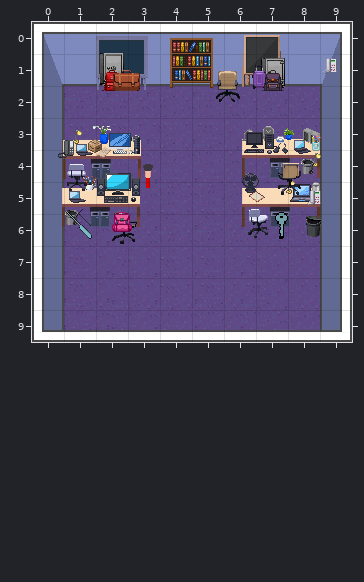
One commit to this Tiled map (JSON): assets/rooms/room_office2.tmj. Above is the file before it was changed.
Cells are 32x32 px. Shown: x 0..9, y 0..9. Not drawn, because the pictures are missing: unchanged layer "doors".
Once edited:
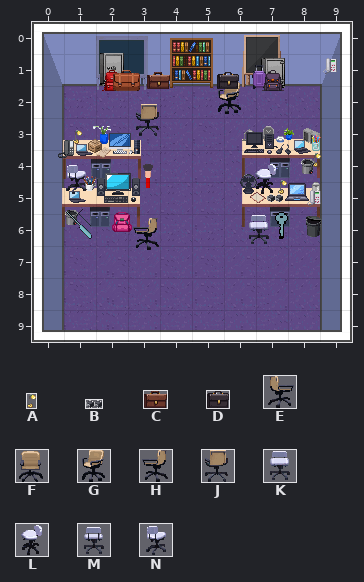
Key: from "objects": A 68 "office-misc-lamp3", B 77 "office-misc-speakers4", C 138 "briefcase11", D 141 "briefcase8", E 277 "chair-white-1-rotate3", F 279 "chair-white-1-rotate5", G 280 "chair-white-1-rotate6", H 281 "chair-white-1-rotate7", J 282 "chair-white-1-rotate8", K 284 "chair-white-2-rotate1", L 286 "chair-white-2-rotate3", M 288 "chair-white-2-rotate5", N 289 "chair-white-2-rotate6".
Objects are placed by their top-left corner, in cells (3,4 is the top-left corner of cell 3,4); size is 1x1 cell unless given.
The edit:
Layer "table_items":
changed: A "office-misc-lamp3" at 8,4.9 size 0.3x0.4 -> A "office-misc-lamp3" at 7.7,4.9 size 0.3x0.4
changed: B "office-misc-speakers4" at 2.9,3.5 size 0.5x0.2 -> B "office-misc-speakers4" at 7.3,5.4 size 0.5x0.2
Layer "items":
added: G "chair-white-1-rotate6" at 5.7,1.9
added: J "chair-white-1-rotate8" at 3.2,2.6
added: L "chair-white-2-rotate3" at 6.8,4.4
added: N "chair-white-2-rotate6" at 0.9,4.4
added: K "chair-white-2-rotate1" at 6.6,6
added: H "chair-white-1-rotate7" at 3.1,6.1
removed: F "chair-white-1-rotate5" at 5.7,1.5
removed: M "chair-white-2-rotate5" at 0.9,4.3
removed: J "chair-white-1-rotate8" at 7.6,4.4
removed: N "chair-white-2-rotate6" at 6.6,5.8
removed: E "chair-white-1-rotate3" at 2.4,6
Layer "conditional_items":
added: C "briefcase11" at 3.6,1.6 size 0.7x0.5
added: D "briefcase8" at 5.8,1.6 size 0.7x0.5
Boxes around the changes in both pictures, in picture pixels (x1, y1, x2, y2):
changed: (216, 71, 241, 114)
added: (147, 72, 170, 89)
changed: (131, 104, 159, 142)
changed: (66, 164, 87, 194)
changed: (250, 163, 307, 202)
changed: (248, 209, 269, 244)
changed: (112, 212, 159, 250)
